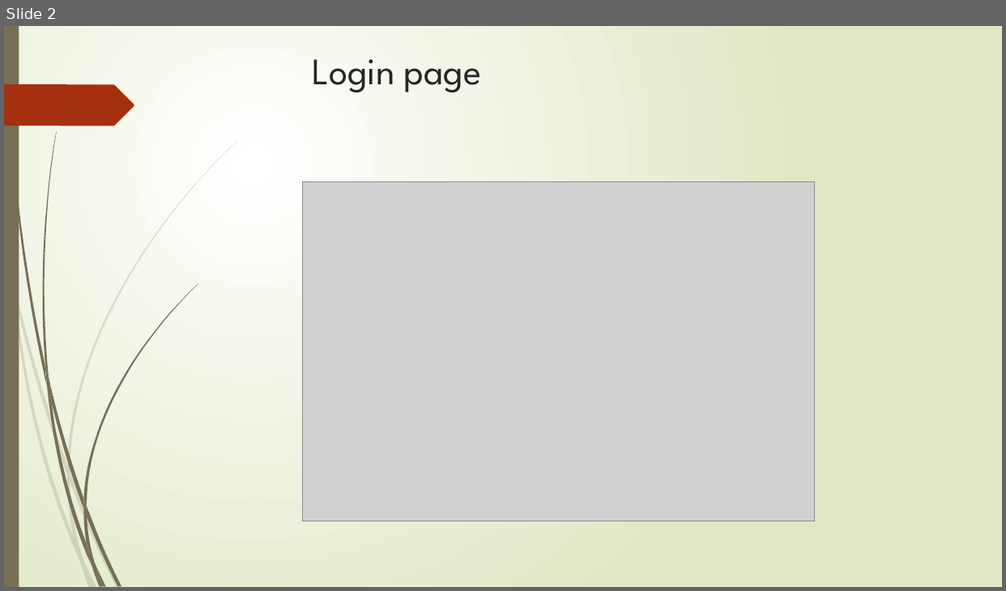
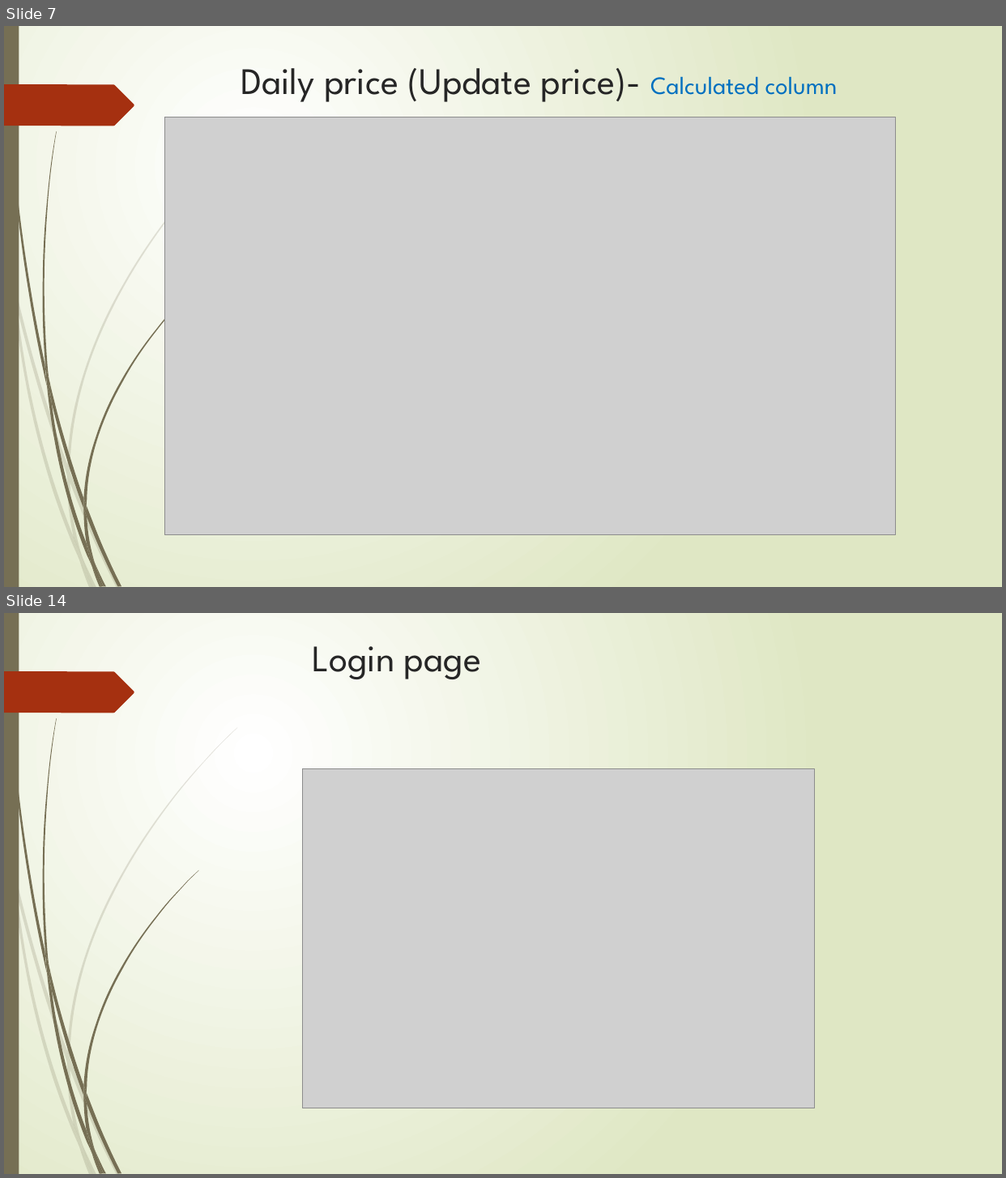
Before and after one commit to alitorabi1/SmallStore, a slide deck: Documents/Presentation.pptx. Shown one above the other, each under a label of ours: slide 2 before the commit, slides 7 and 14 after it; the slides between them are not shown. The pictures are 1006x591 and 1006x1178 pixels, drawn with LibreOffice and Linux fonts; fonts in the diff are those of the drawing; grey boxes stand for pictures. Boxes give left, top, right and bottom in pixels: in the first picture for what was removed or moved away, otherwise in the second. Text is boxed around its words. In the diff, an @@ line names an element or a change of style, - is before the commit and + after.

```diff
--- a/Documents/Presentation.pptx
+++ b/Documents/Presentation.pptx
@@ slide 7 added at box(4, 26, 1002, 587), background gradient #FFFFFF to #DFE8C4; not listed: 24 template elements that a slide beside it also shows @@
@@ title added at box(241, 68, 837, 102), 36 pt, text #262626 @@
+Daily price (Update price)- Calculated column
@@ picture added at box(164, 118, 896, 535) @@
@@ what was slide 2 is now slide 14 @@
```
Also in this commit, not shown: 5 slides changed, 11 other slides added.
